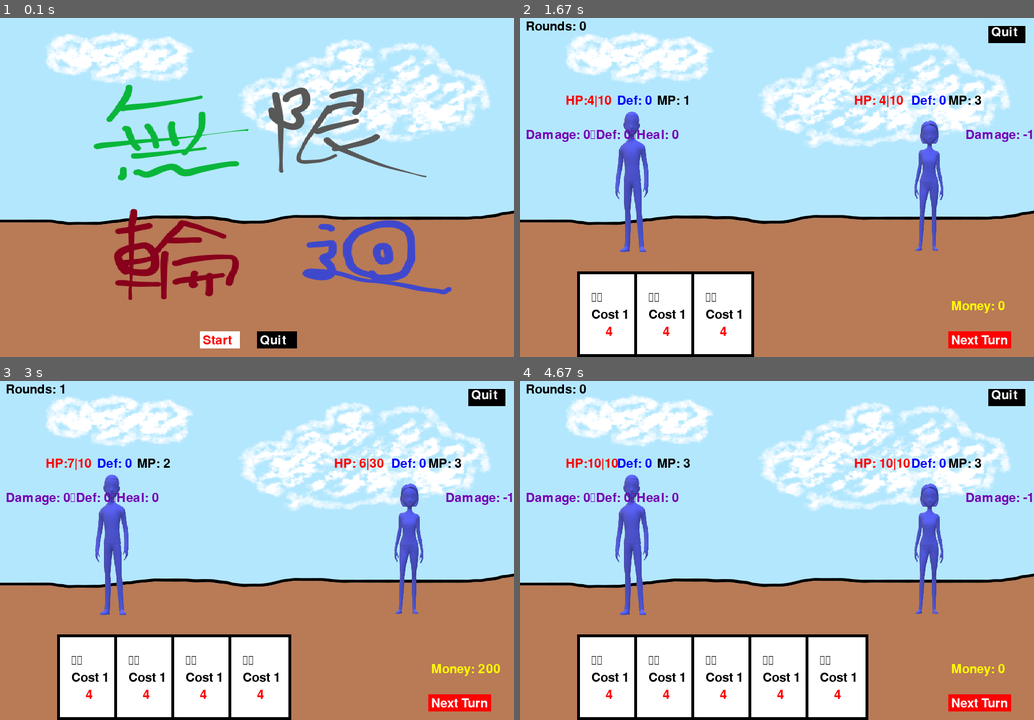
Above: before the commit, frames 1-4 (two rows, left to right).
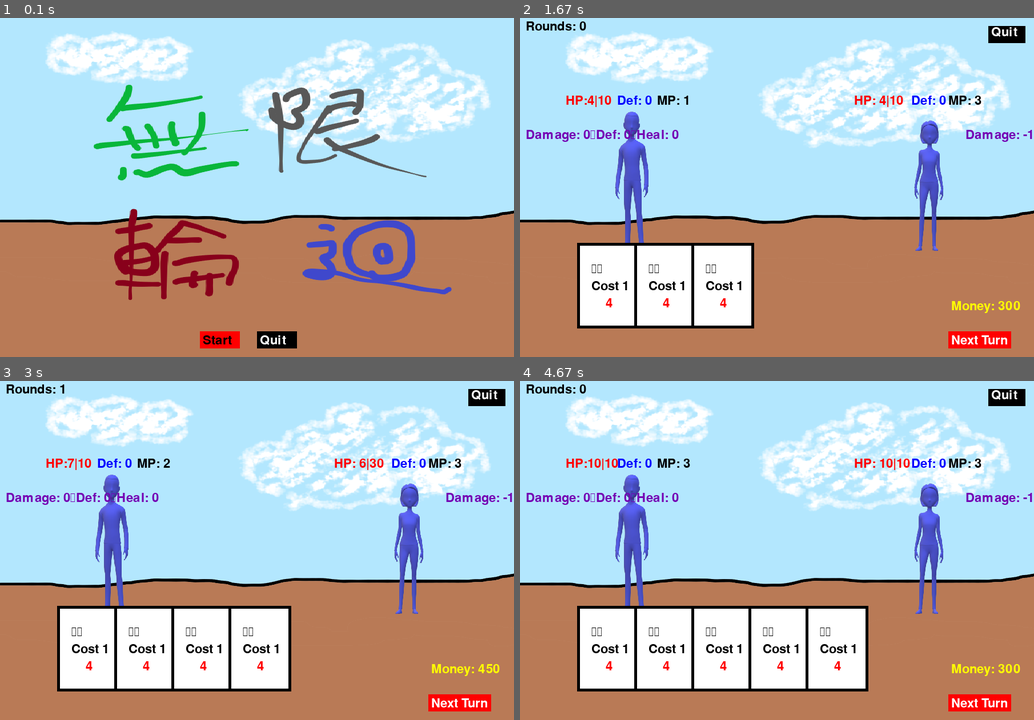
Above: after the commit, the same moments.

Repository: razersword21/pygame-card
Game: pygame game, started from main.py
The game is run twice, just before and just after one commit, with the same random seed, the same clock (stepped at 60 frames per second) and the same inputs.
Inputs (mouse positions are in pixels of both pictures, inside the frame that each line leads up to):
- Up to frame 1 (0.1 s): no input
- Up to frame 2 (1.67 s): press the mouse at (741, 340) at 0.37 s; move the mouse to (787, 218) at 0.47 s; release the mouse at (838, 92) at 0.6 s; press the mouse at (977, 340) at 0.7 s; move the mouse to (941, 282) at 0.8 s; release the mouse at (900, 228) at 0.93 s; click (746, 170) at 1.05 s; click (730, 62) at 1.38 s
- Up to frame 3 (3 s): click (190, 516) at 1.72 s; click (354, 475) at 2.05 s; press the mouse at (457, 703) at 2.37 s; move the mouse to (416, 584) at 2.47 s; release the mouse at (375, 465) at 2.6 s; click (159, 448) at 2.72 s
- Up to frame 4 (4.67 s): click (643, 492) at 3.05 s; click (633, 648) at 3.38 s; click "增加特殊卡" at 3.72 s; press the mouse at (1008, 397) at 4.03 s; move the mouse to (900, 499) at 4.13 s; release the mouse at (792, 601) at 4.27 s; press the mouse at (741, 703) at 4.37 s; move the mouse to (782, 625) at 4.47 s; release the mouse at (823, 543) at 4.6 s

The runs differ from the first frame. In frame 1, 0.4% of the frame differs, in the area x 38-47%, y 92-98%; in frame 2, 7.1%; in frame 3, 9.3%; in frame 4, 12%, in the area x 11-98%, y 66-100%.

Commit message:
updata v3.1

Diff:
--- a/choose.py
+++ b/choose.py
@@ -3,24 +3,24 @@
 from objects import *
 from card_process import *
 from params import *
+from shop import *
 
 special_deck = Special_card()
 normal_deck = special_deck.normal_deck
 high_level_deck = special_deck.high_level_deck
-param = params
 
-def choose_normal(win,font_list,rounds):
+def choose_(win,font_list,rounds,person):
     bg = BG(900, 600)
     choose_buff = ''
     choosing = True
     value,add_hp = 0,0
     chose_card = None
     if rounds % 5 != 0:
-        add_hp = param.add_hp
-        add_value = param.add_value
+        add_hp = params.add_hp
+        add_value = params.add_value
     else:
-        add_hp = param.add_hp*2
-        add_value = param.add_value*2
+        add_hp = params.add_hp*2
+        add_value = params.add_value*2
 
     options = [add_hp,add_value]
     out_option = []
@@ -37,6 +37,10 @@
         win.blit(bg.bg_big, bg.rect)
         menu_text = font_list[1].render("--選擇獎勵--", True, BLACK)
         win.blit(menu_text, (280, 100))
+        shop_btn1 = pygame.Rect(790, 555, 70, 30)
+        pygame.draw.rect(win, YELLOW , shop_btn1)
+        shop_text = font_list[0].render("Shop", True, BLACK)
+        win.blit(shop_text, (795, 560))
 
         choose_btn1 = pygame.Rect(50, 240, 200, 300)
         pygame.draw.rect(win, WHITE , choose_btn1)
@@ -96,5 +100,8 @@
                         else:
                             chose_card = out_card[2]
                 choosing = False
+                if shop_btn1.collidepoint(pos):
+                    person = shop(win,font_list,person)
+                    choosing = True
         pygame.display.flip()
-    return choose_buff,value,chose_card
+    return choose_buff,value,chose_card,person
--- a/game.py
+++ b/game.py
@@ -263,7 +263,7 @@
         elif not GAME_CONTROL and enemy.hp == 0:
             logging.warn('********* Next Round *********')
             rounds += 1
-            chose_buff,add_value,new_card = choose_normal(win,font_list,rounds)
+            chose_buff,add_value,new_card,main_role = choose_(win,font_list,rounds,main_role)
             if new_card != None:
                 new_card.index = len(init_main_card_deck)
                 init_main_card_deck.append(new_card)
--- a/main.py
+++ b/main.py
@@ -25,8 +25,8 @@
         win.blit(intro.bg_big, intro.rect)
 
         start_btn = pygame.Rect(350, 555, 70, 30)
-        pygame.draw.rect(win, WHITE , start_btn)
-        btn_text = base_font.render("Start", True, RED)
+        pygame.draw.rect(win, RED , start_btn)
+        btn_text = base_font.render("Start", True, BLACK)
         win.blit(btn_text, (355, 560))
         quit_btn = pygame.Rect(450, 555, 70, 30)
         pygame.draw.rect(win, BLACK , quit_btn)
--- a/objects.py
+++ b/objects.py
@@ -90,32 +90,32 @@
 
     def draw(self,win,bgcolor,color,index,FONT,statr_x=100):
         next_card = index*100
-        pygame.draw.rect(win,bgcolor,(statr_x+next_card, 450, 110, 150))
-        pygame.draw.rect(win,color,(statr_x+next_card+5, 450+5, 100, 140))
+        pygame.draw.rect(win,bgcolor,(statr_x+next_card, 400, 110, 150))
+        pygame.draw.rect(win,color,(statr_x+next_card+5, 400+5, 100, 140))
         card_name_text = FONT.render(str(self.name), True, BLACK)
-        win.blit(card_name_text,(statr_x+20+next_card+5,480+5))
+        win.blit(card_name_text,(statr_x+20+next_card+5,430+5))
         card_cost_text = FONT.render('Cost '+str(self.cost), True, BLACK)
-        win.blit(card_cost_text,(statr_x+20+next_card+5,510+5))
+        win.blit(card_cost_text,(statr_x+20+next_card+5,460+5))
         match self.type:
           case 'attack':
             card_number_text = FONT.render(str(self.do_to_other), True, RED)
-            win.blit(card_number_text,(statr_x+45+next_card+5,540+5))
+            win.blit(card_number_text,(statr_x+45+next_card+5,490+5))
           case 'defense'|'heal':
             card_number_text = FONT.render(str(self.do_for_self), True, GREEN)
-            win.blit(card_number_text,(statr_x+45+next_card+5,540+5))
+            win.blit(card_number_text,(statr_x+45+next_card+5,490+5))
           case 'fire':
             card_number_text = FONT.render(str(self.do_to_other), True, RED)
-            win.blit(card_number_text,(statr_x+45+next_card+5,540+5))
+            win.blit(card_number_text,(statr_x+45+next_card+5,490+5))
             card_last_text = FONT.render('Last: '+str(self.lasting), True, BLACK)
-            win.blit(card_last_text,(statr_x+20+next_card+5,580+5))
+            win.blit(card_last_text,(statr_x+20+next_card+5,530+5))
           case 'vampire'|'absorb':
             card_number_text = FONT.render('吸: '+str(self.do_to_other), True, PURPLE)
-            win.blit(card_number_text,(statr_x+10+next_card+5,540+5))
+            win.blit(card_number_text,(statr_x+10+next_card+5,490+5))
             card_last_text = FONT.render('Get: '+str(self.do_to_other), True, BLUE)
-            win.blit(card_last_text,(statr_x+10+next_card+5,560+5))
+            win.blit(card_last_text,(statr_x+10+next_card+5,510+5))
           case 'little_knife'|'knife':
             card_number_text = FONT.render(self.special, True, RED)
-            win.blit(card_number_text,(statr_x+10+next_card+5,530+5))
+            win.blit(card_number_text,(statr_x+10+next_card+5,480+5))
           case 'turtle':
             card_last_text = FONT.render('Last: '+str(self.lasting), True, BLACK)
-            win.blit(card_last_text,(statr_x+20+next_card+5,540+5))
+            win.blit(card_last_text,(statr_x+20+next_card+5,490+5))
--- a/params.py
+++ b/params.py
@@ -21,10 +21,10 @@
 
 class params():
 
-    init_max_hp,init_max_de,init_max_magic,money = 10,0,3,0
+    init_max_hp,init_max_de,init_max_magic,money = 10,0,3,300
     add_hp = 20
     add_value = 1
-    add_pass_money = 200
+    add_pass_money = 150
     card_name_list = ['攻擊','防禦','治癒']
     card_type_list = ['attack','defense','heal']
     card_type_number = [5,0,0]
--- /dev/null
+++ b/shop.py
@@ -0,0 +1,53 @@
+import pygame,sys
+import logging
+from objects import *
+from card_process import *
+from params import *
+logging.basicConfig(level=logging.INFO)
+
+def shop(win,font_list,person):
+    bg = BG(900, 600)
+    shop_activate = True
+
+    while shop_activate:
+        win.blit(bg.bg_big, bg.rect)
+        menu_text = font_list[1].render("--商店--", True, BLACK)
+        win.blit(menu_text, (300, 100))
+        choose_btn1 = pygame.Rect(50, 240, 200, 300)
+        pygame.draw.rect(win, WHITE , choose_btn1)
+        choose_btn2 = pygame.Rect(350, 240, 200, 300)
+        pygame.draw.rect(win, WHITE , choose_btn2)
+        choose_btn3 = pygame.Rect(650, 240, 200, 300)
+        pygame.draw.rect(win, WHITE , choose_btn3)
+        rerurn_btn1 = pygame.Rect(790, 555, 70, 30)
+        pygame.draw.rect(win, RED , rerurn_btn1)
+        rerurn_text = font_list[0].render("Rerurn", True, BLACK)
+        win.blit(rerurn_text, (795, 560))
+        start_x = [100,400,700]
+        shop_add_value = ['damage','defense','heal']
+        for i,add_v in enumerate(shop_add_value):
+            choose_text1 = font_list[0].render(add_v, True, BLACK)
+            win.blit(choose_text1, (start_x[i], 300))
+            choose_text1 = font_list[1].render("+ 1", True, BLACK)
+            win.blit(choose_text1, (start_x[i]+20, 400))
+            choose_text1 = font_list[0].render("Money: 300", True, BLACK)
+            win.blit(choose_text1, (start_x[i], 450))
+
+        for event in pygame.event.get():
+            if event.type == pygame.QUIT:
+                shop_activate = False
+            if event.type == pygame.MOUSEBUTTONDOWN:
+                pos = pygame.mouse.get_pos()
+                if (person.money - 300) >= 0:
+                    person.money -= 300
+                    if pos[0] >= 50 and pos[0] <= 250:
+                        person.damage_buff += 1
+                        logging.warn('玩家 購買 傷害加成')
+                    elif pos[0] >= 350 and pos[0] <= 550:
+                        person.defense_buff += 1
+                        logging.warn('玩家 購買 防禦加成')
+                    else:
+                        person.heal_buff += 1
+                        logging.warn('玩家 購買 治癒加成')
+        pygame.display.flip()
+    return person
